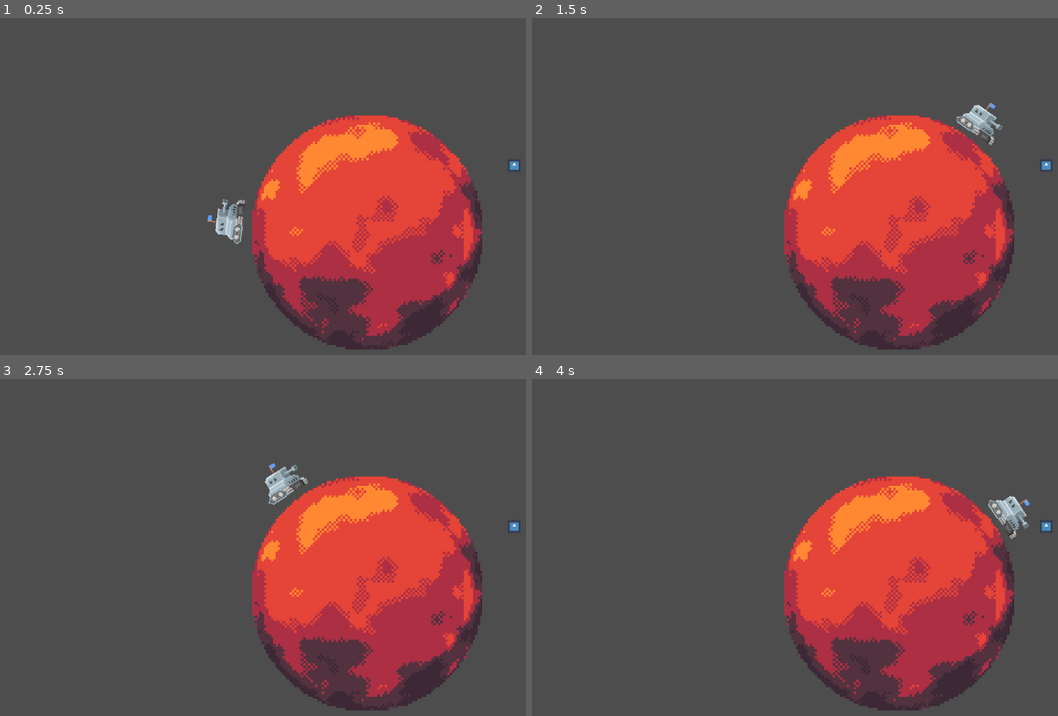
Above: before the commit, frames 1-4 (two rows, left to right).
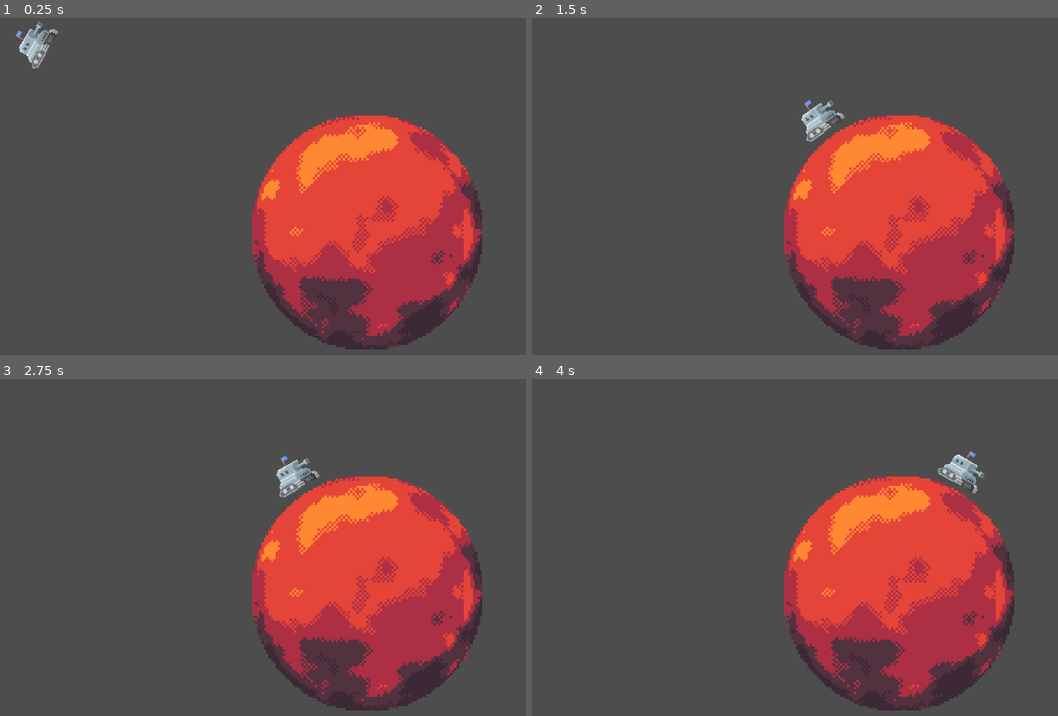
Above: after the commit, the same moments.

Repository: koh-jx/Mutually-Assured-Destruction
Game: Godot game, scene res://main.tscn
Same seed, same stepped clock (60 frames per second), same inputs: the game is played once before the commit and once after it. The engine's default icon, where the game draws it, is replaced by a stand-in: a white triangle on a blue panel in a dark square.
Inputs:
- Up to frame 1 (0.25 s): no input
- Up to frame 2 (1.5 s): hold Right (ui_right) from 0.53 s (still down)
- Up to frame 3 (2.75 s): release Right (ui_right) at 2.03 s; hold Left (ui_left) from 2.03 s (still down)
- Up to frame 4 (4 s): release Left (ui_left) at 2.78 s; hold Right (ui_right) from 2.78 s (still down)

The runs differ from the first frame. In frame 1, 1.0% of the frame differs, in the area x 2-99%, y 1-68%; in frame 2, 1.0%; in frame 3, 0.7%; in frame 4, 1.0%, in the area x 77-99%, y 21-48%.

Commit message:
fix issue with player movement moving towards equatorial positions

Diff:
--- a/main.tscn
+++ b/main.tscn
@@ -1,8 +1,7 @@
-[gd_scene load_steps=4 format=3 uid="uid://xrtif2i01nv1"]
+[gd_scene load_steps=3 format=3 uid="uid://xrtif2i01nv1"]
 
 [ext_resource type="PackedScene" uid="uid://brdddejb8fhux" path="res://scenes/planet/planet.tscn" id="1_a4eky"]
 [ext_resource type="PackedScene" uid="uid://bplqa05epao2n" path="res://scenes/entity/player/player.tscn" id="2_mevgc"]
-[ext_resource type="PackedScene" uid="uid://bpmoshn1m3ajf" path="res://scenes/entity/entity.tscn" id="2_ydqqi"]
 
 [node name="Main" type="Node2D"]
 
@@ -10,7 +9,3 @@
 position = Vector2(578, 337)
 
 [node name="Player" parent="." instance=ExtResource("2_mevgc")]
-position = Vector2(276, 291)
-
-[node name="Entity" parent="." instance=ExtResource("2_ydqqi")]
-position = Vector2(812, 233)
--- a/scenes/entity/entity.gd
+++ b/scenes/entity/entity.gd
@@ -3,8 +3,13 @@
 # Set a gravity variable to work with Gravity scene
 var gravity = Vector2()
 
+func _ready():
+	set_floor_max_angle(deg_to_rad(360))
+
 func _physics_process(delta):
-	move_and_slide()
+	if not is_on_floor():
+		velocity = gravity * delta
+	print(move_and_slide())
 
 # Handle velocity from gravity
 func handle_gravity_velocity(delta):
@@ -12,15 +17,8 @@
 
 # Handle rotation to gravity
 func handle_gravity_rotation():
-	var target_rotation = gravity.angle() - deg_to_rad(90) # Offset by 90 degrees to align with bottom side
+	var target_rotation = gravity.angle() - deg_to_rad(90)
 	rotation += target_rotation
-
-	##### Method 2: use of acos + dot product
-	#var down_vec = Vector2.DOWN
-	#var new_down_vec = gravity.normalized()
-	#var rot_angle = acos(down_vec.dot(new_down_vec))
-	#var sign = 1 if down_vec.cross(new_down_vec) > 0 else -1
-	#rotation = sign * rot_angle
 
 func reset_physics():
 	velocity = Vector2()
--- a/scenes/entity/player/player.gd
+++ b/scenes/entity/player/player.gd
@@ -1,6 +1,6 @@
 extends "res://scenes/entity/entity.gd"
 
-const SPEED = 50000.0
+const SPEED = 25000.0
 
 func _physics_process(delta):
 	reset_physics()
@@ -19,3 +19,4 @@
 
 	# rotate to current rotation's axis
 	velocity += input_vector.rotated(rotation)
+	print(velocity)
